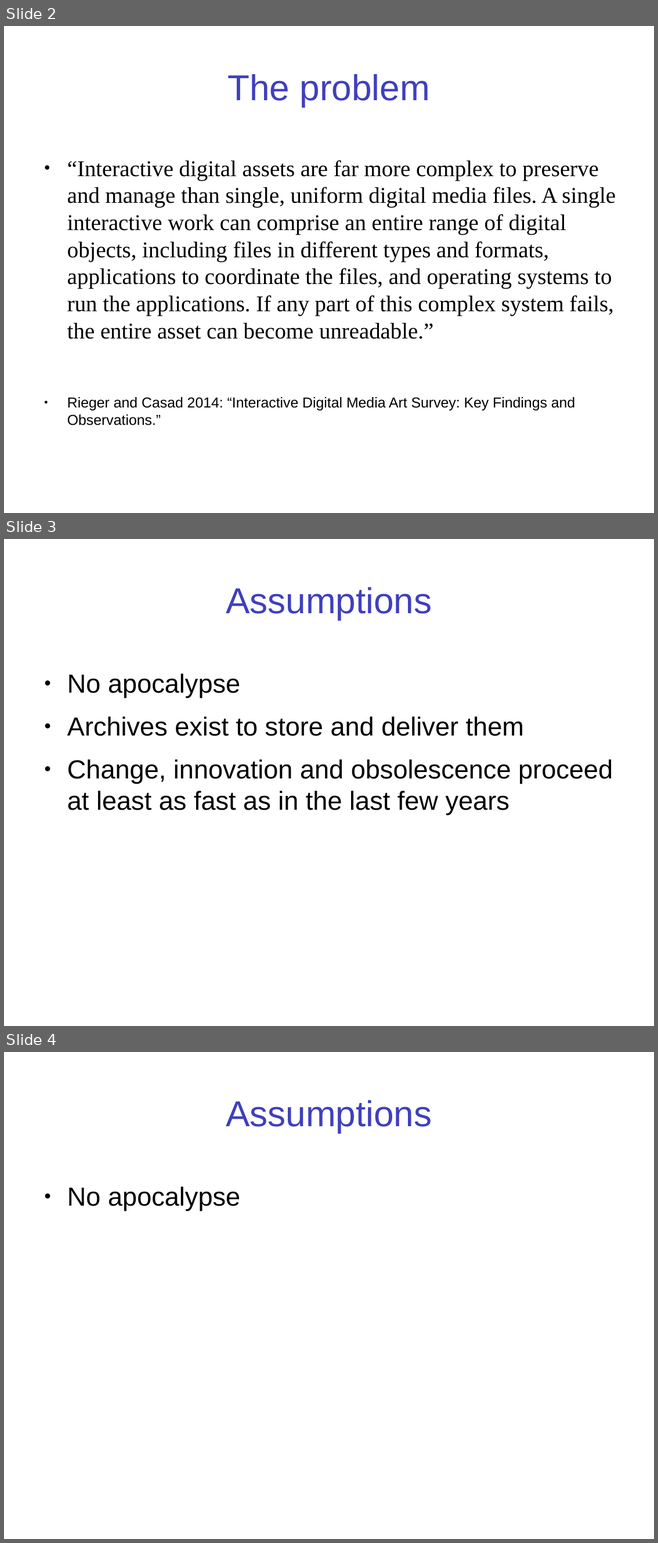
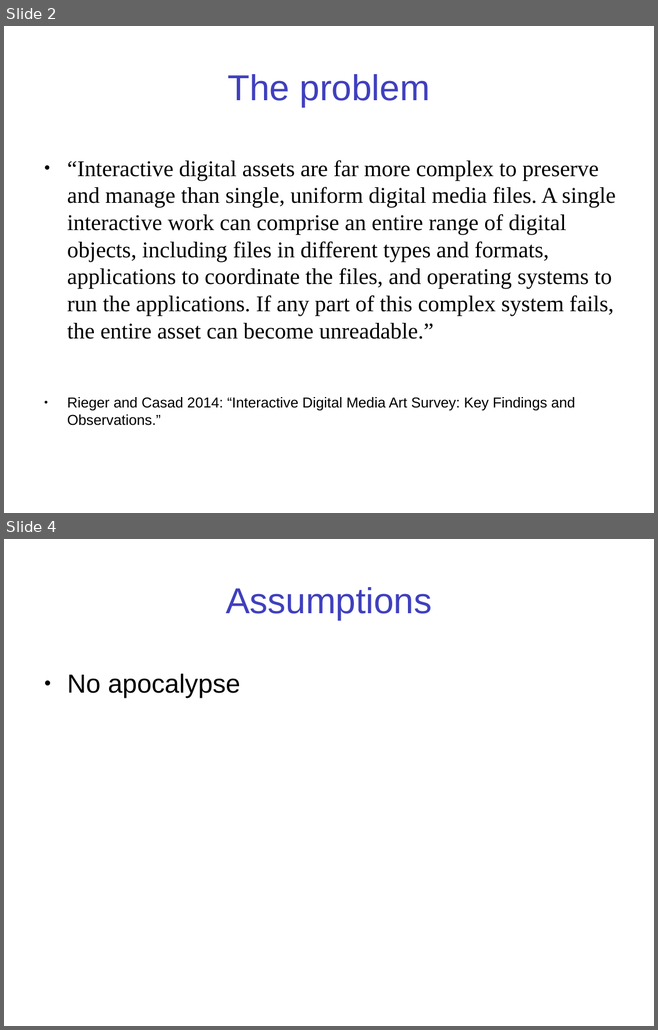
Before and after one commit to projectEndings/Endings, a slide deck: presentations/SHARP_2017/mdh_sharp_2017.pptx. Shown one above the other, each under a label of ours: slides 2, 3 and 4 before the commit, slides 2 and 4 after it; the slides between them are not shown. The pictures are 658x1543 and 658x1030 pixels, drawn with LibreOffice and Linux fonts; fonts in the diff are those of the drawing. Boxes give left, top, right and bottom in pixels: in the first picture for what was removed or moved away, otherwise in the second. Text is boxed around its words. In the diff, an @@ line names an element or a change of style, - is before the commit and + after.

```diff
--- a/presentations/SHARP_2017/mdh_sharp_2017.pptx
+++ b/presentations/SHARP_2017/mdh_sharp_2017.pptx
@@ slide 3 removed at [4,539,654,1026], background #FFFFFF @@
@@ text removed at [226,587,431,620] @@
-Assumptions
@@ text removed at [67,674,612,815] @@
-● No apocalypse
-● Archives exist to store and deliver them
-● Change, innovation and obsolescence proceed at least as fast as in the last few years
```
Also in this commit, not shown: 5 slides added, 2 other slides removed, 2 other files.
